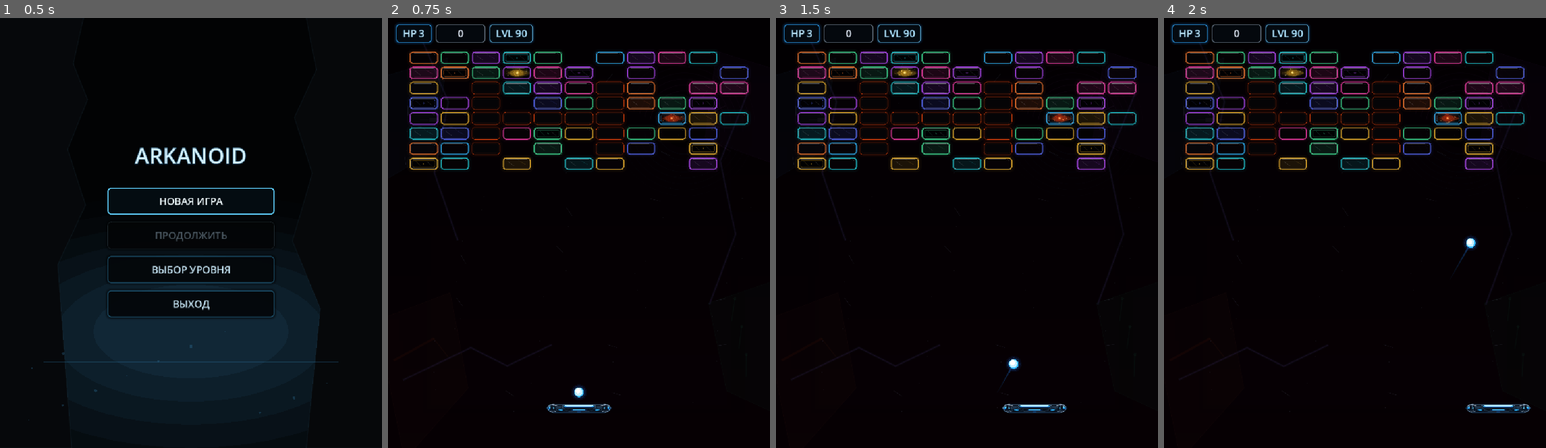
Above: before the commit, frames 1-4 (left to right).
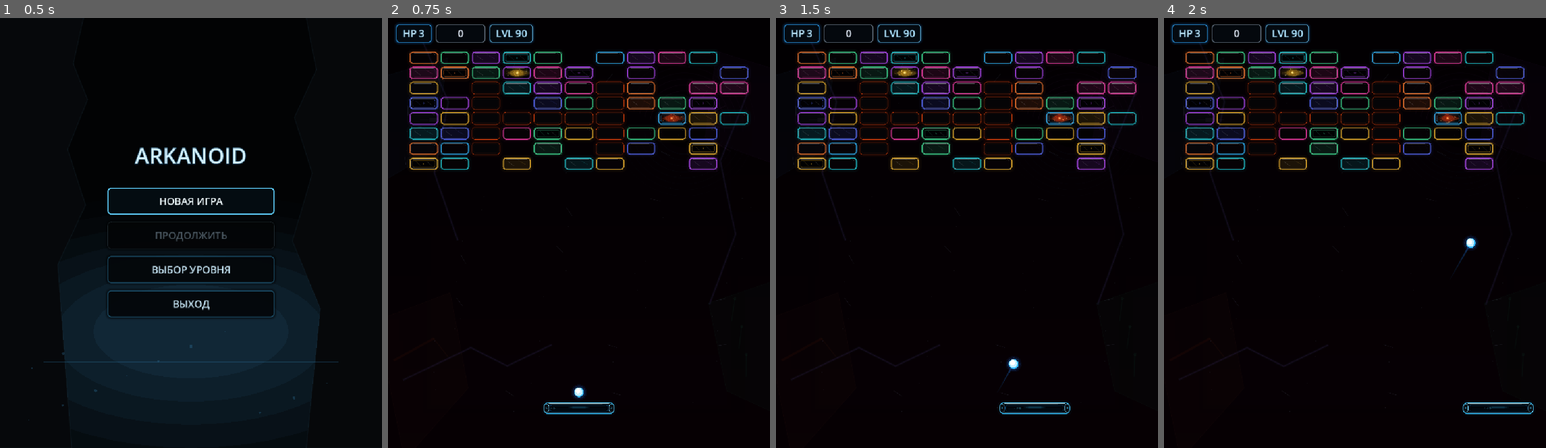
Above: after the commit, the same moments.

Repository: Ardarik421/arkanoid
Game: Godot game, scene res://scenes/main_menu.tscn
Two runs of this game, one before a commit and one after it. Both use one fixed random seed, a clock stepped at 60 frames per second and the inputs below.
Inputs (mouse positions are in pixels of both pictures, inside the frame that each line leads up to):
- Up to frame 1 (0.5 s): no input
- Up to frame 2 (0.75 s): click "НОВАЯ ИГРА" at 0.5 s
- Up to frame 3 (1.5 s): tap Enter at 1.25 s; move the mouse to (1051, 211) at 1.27 s; hold D (move_right) from 1.28 s (still down); tap Space (launch_ball) at 1.35 s
- Up to frame 4 (2 s): keep holding D (move_right)

Frame 1 is identical in both runs. In frame 2, 0.4% of the frame differs, in the area x 40-60%, y 89-93%; in frame 3, 0.4%; in frame 4, 0.4%, in the area x 78-97%, y 89-93%.

Commit message:
Переработал ракетку в стеклянном стиле

Diff:
--- a/scenes/paddle.gd
+++ b/scenes/paddle.gd
@@ -1,6 +1,4 @@
 extends CharacterBody2D
-
-const PADDLE_TEXTURE = preload("res://assets/paddle_high_detail.svg")
 
 @export var speed: float = 700.0
 @export var width: float = 160.0
@@ -13,20 +11,70 @@
 var can_move: bool = true
 var use_mouse_control: bool = false
 var fixed_y: float
+var animation_time: float = 0.0
 
 func _ready():
 	fixed_y = global_position.y
 	queue_redraw()
 
+func _process(delta):
+	animation_time += delta
+	queue_redraw()
+
+func _rounded_box(rect: Rect2, fill: Color, border: Color, border_width: float, radius: int):
+	var box = StyleBoxFlat.new()
+	box.bg_color = fill
+	box.border_color = border
+	box.set_border_width_all(int(border_width))
+	box.corner_radius_top_left = radius
+	box.corner_radius_top_right = radius
+	box.corner_radius_bottom_left = radius
+	box.corner_radius_bottom_right = radius
+	draw_style_box(box, rect)
+
 func _draw():
-	var visual_height = 34.0
 	var visual_width = width + 18.0
-	var rect = Rect2(
-		Vector2(-visual_width / 2.0, -visual_height / 2.0),
-		Vector2(visual_width, visual_height)
-	)
+	var visual_height = 30.0
+	var hw = visual_width * 0.5
+	var hh = visual_height * 0.5
+	var pulse = 0.86 + 0.14 * sin(animation_time * 2.0)
+	var flow = fmod(animation_time * 34.0, max(1.0, visual_width - 42.0))
 
-	draw_texture_rect(PADDLE_TEXTURE, rect, false)
+	_rounded_box(Rect2(Vector2(-hw - 4.0, -hh - 4.0), Vector2(visual_width + 8.0, visual_height + 8.0)), Color(0, 0, 0, 0), Color(0.08, 0.62, 1.0, 0.055 * pulse), 2.0, 13)
+	_rounded_box(Rect2(Vector2(-hw, -hh), Vector2(visual_width, visual_height)), Color(0.006, 0.018, 0.034, 0.82), Color(0.18, 0.76, 1.0, 0.92), 2.0, 11)
+	_rounded_box(Rect2(Vector2(-hw + 3.0, -hh + 3.0), Vector2(visual_width - 6.0, visual_height - 6.0)), Color(0.02, 0.12, 0.19, 0.20), Color(0.70, 0.94, 1.0, 0.18), 1.0, 8)
+
+	var core_rect = Rect2(Vector2(-hw + 15.0, -hh + 7.0), Vector2(visual_width - 30.0, visual_height - 14.0))
+	_rounded_box(core_rect, Color(0.002, 0.010, 0.024, 0.72), Color(0.08, 0.50, 0.82, 0.20), 1.0, 5)
+
+	for i in range(5):
+		var t = float(i) / 4.0
+		var y = lerp(-4.5, 5.0, t)
+		var alpha = (0.055 - t * 0.008) * pulse
+		draw_line(Vector2(-hw + 23.0, y), Vector2(hw - 23.0, y), Color(0.10, 0.62, 1.0, alpha), 1.0, true)
+
+	var flow_x = -hw + 21.0 + flow
+	for i in range(3):
+		var offset = float(i) * 7.0
+		var x = flow_x - offset
+		if x > hw - 21.0:
+			x -= visual_width - 42.0
+		draw_circle(Vector2(x, 0.5), 2.7 - float(i) * 0.55, Color(0.36, 0.86, 1.0, (0.24 - float(i) * 0.055) * pulse))
+
+	for i in range(3):
+		var spread = 16.0 + float(i) * 5.0
+		draw_line(Vector2(-spread, -2.0), Vector2(spread, -2.0), Color(0.20, 0.76, 1.0, (0.12 - float(i) * 0.025) * pulse), 3.0 + float(2 - i), true)
+
+	draw_line(Vector2(-hw + 13.0, -hh + 2.5), Vector2(hw - 13.0, -hh + 2.5), Color(0.76, 0.96, 1.0, 0.78), 1.6, true)
+	draw_line(Vector2(-hw + 18.0, -hh + 5.0), Vector2(hw - 30.0, -hh + 5.0), Color(1.0, 1.0, 1.0, 0.18), 0.8, true)
+	draw_line(Vector2(-hw + 17.0, hh - 3.0), Vector2(hw - 17.0, hh - 3.0), Color(0.08, 0.48, 0.82, 0.30), 1.0, true)
+
+	var cap_width = 13.0
+	for side in [-1.0, 1.0]:
+		var cap_center = side * (hw - cap_width * 0.55)
+		var cap_rect = Rect2(Vector2(cap_center - cap_width * 0.5, -hh + 4.0), Vector2(cap_width, visual_height - 8.0))
+		_rounded_box(cap_rect, Color(0.035, 0.055, 0.075, 0.92), Color(0.48, 0.86, 1.0, 0.64), 1.0, 6)
+		draw_circle(Vector2(cap_center, 0.0), 2.0, Color(0.30, 0.82, 1.0, 0.52 * pulse))
 
 func _input(event):
 	if event is InputEventMouseMotion:
